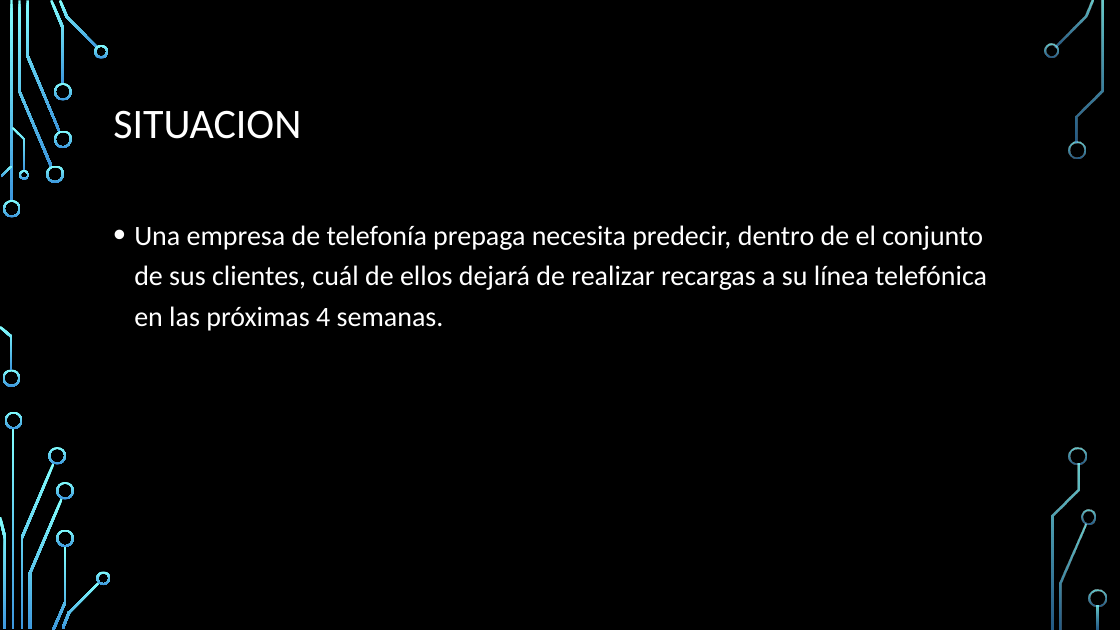
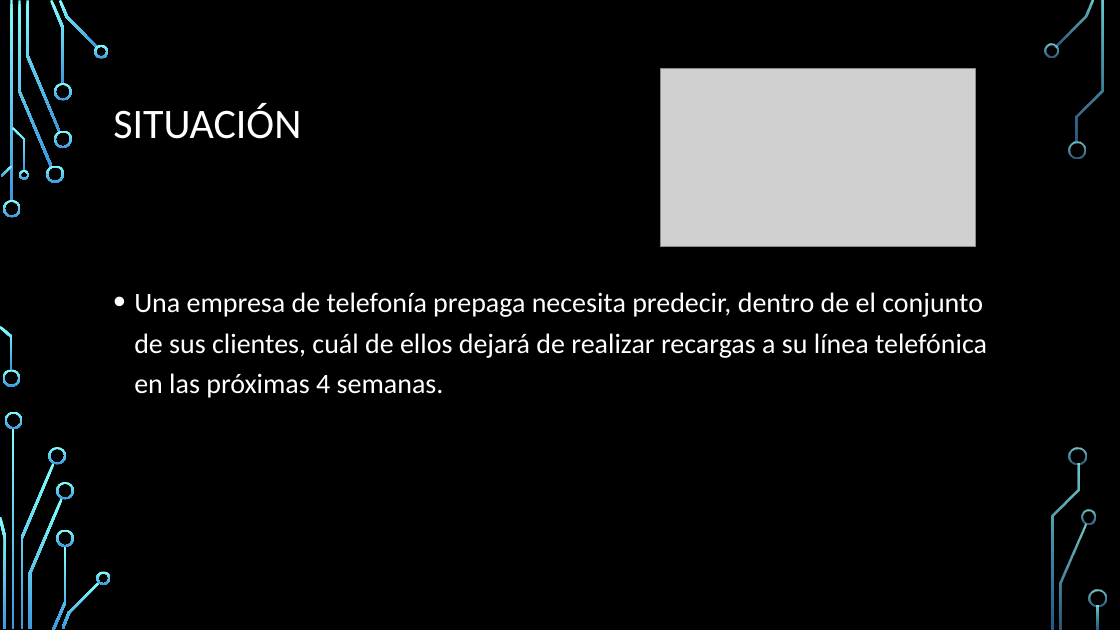
Before and after one commit to maurigarcia88/DiploDataScienceG7, a slide deck: slide 3 of Diplomatura data science.pptx. Drawn at 1120x630 pixels with LibreOffice and Linux fonts; fonts in the diff are those of the drawing; grey boxes stand for pictures; background and template pictures are left out. Boxes give left, top, right and bottom in pixels: in the first picture for what was removed or moved away, otherwise in the second. Text is boxed around its words. In the diff, an @@ line names an element or a change of style, - is before the commit and + after.

```diff
--- a/Diplomatura data science.pptx
+++ b/Diplomatura data science.pptx
@@ picture added at (660,69,975,246) @@
@@ title at (113,103,301,139): text changed @@
-SITUACION
+SITUACIÓN
@@ text "Una empresa de telefonía prepaga ...": place and size @@
-text "Una empresa de telefonía prepaga ..." at (134,225,987,331)
+text "Una empresa de telefonía prepaga ..." at (134,292,987,398)
```
Also in this commit, not shown: 5 other slides changed, 5 slides removed.
